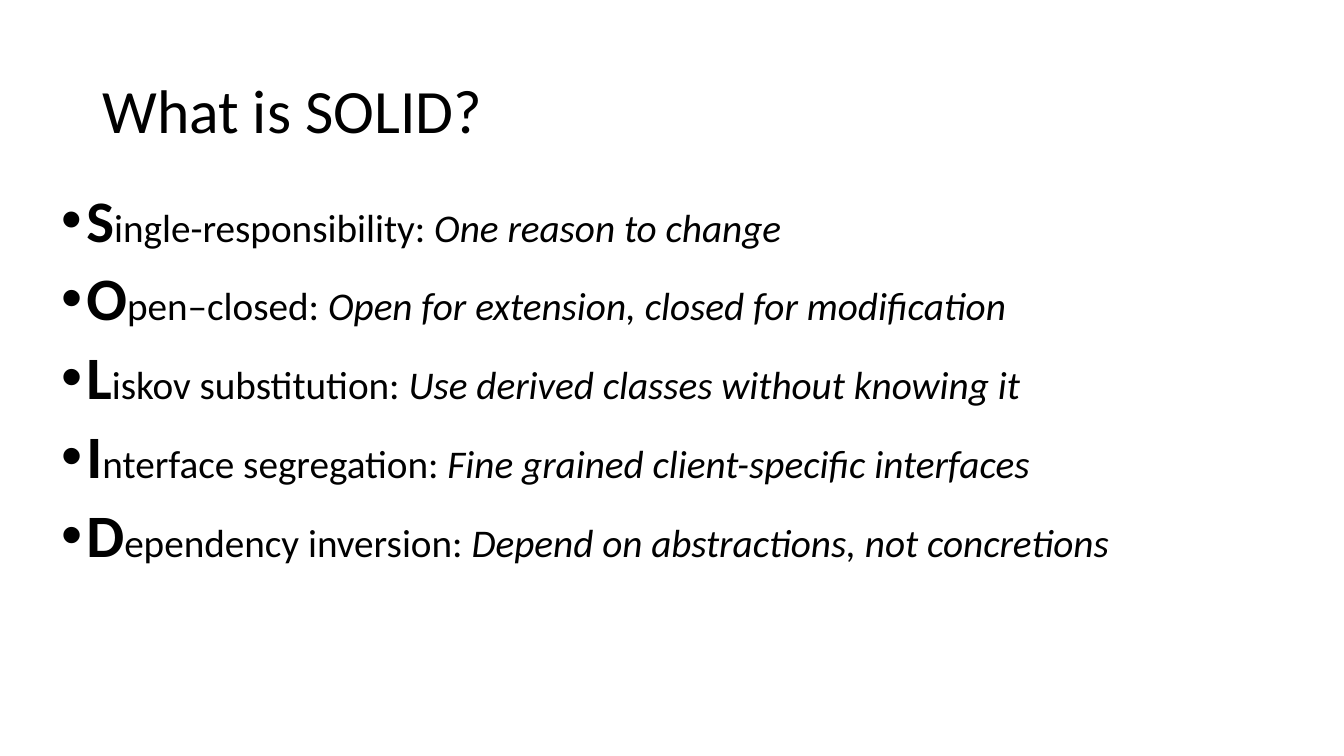
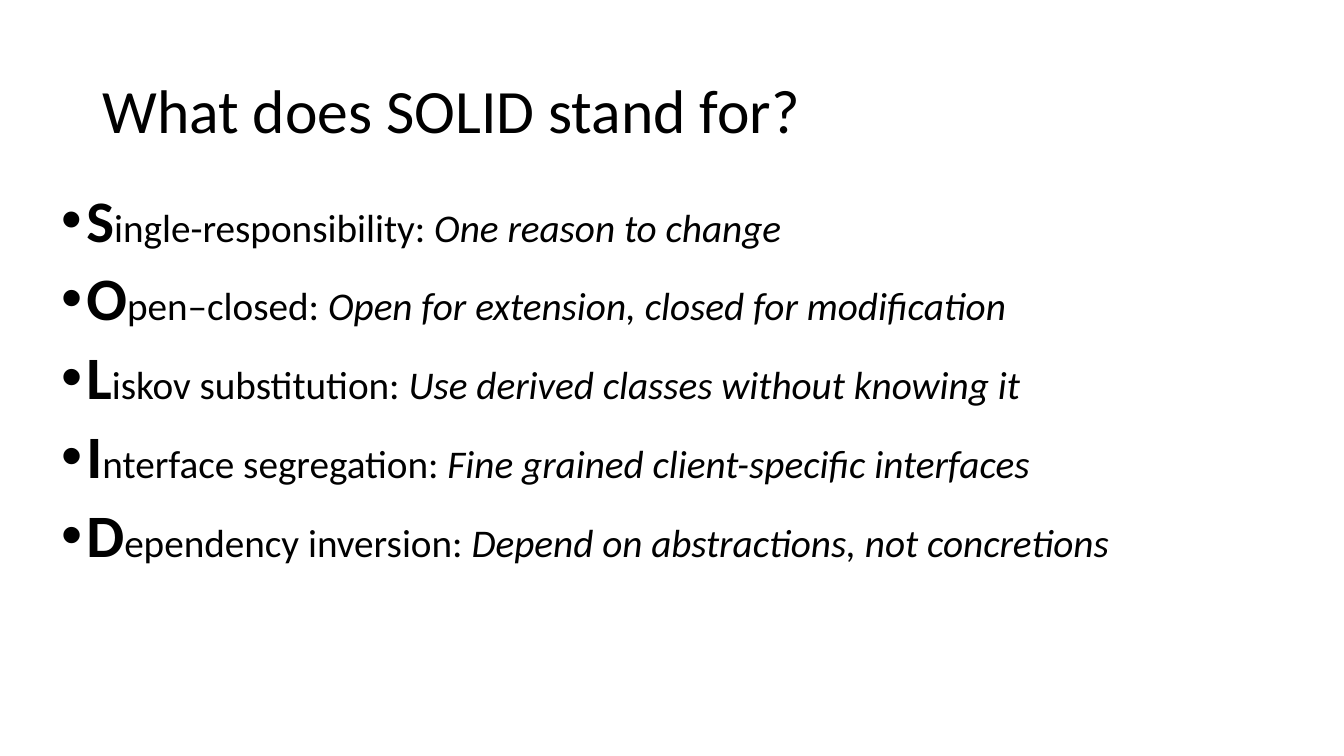
Before and after one commit to DonatasKukta/SOLID, a slide deck: slide 3 of SOLID.pptx. Drawn at 1344x756 pixels with LibreOffice and Linux fonts; fonts in the diff are those of the drawing. Boxes give left, top, right and bottom in pixels: in the first picture for what was removed or moved away, otherwise in the second. Text is boxed around its words. In the diff, an @@ line names an element or a change of style, - is before the commit and + after.

```diff
--- a/SOLID.pptx
+++ b/SOLID.pptx
@@ title at (x1=102, y1=90, x2=800, y2=134): text changed @@
-What is SOLID?
+What does SOLID stand for?
```
Also in this commit, not shown: 5 other slides changed, 3 slides added.
